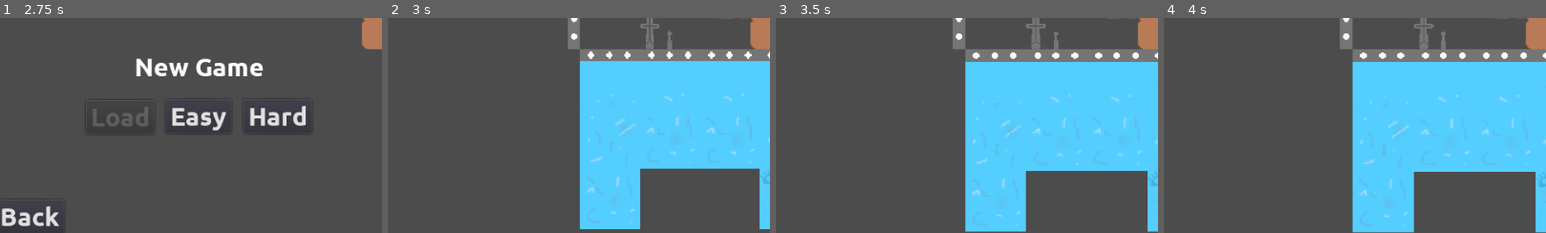
Above: before the commit, frames 1-4 (left to right).
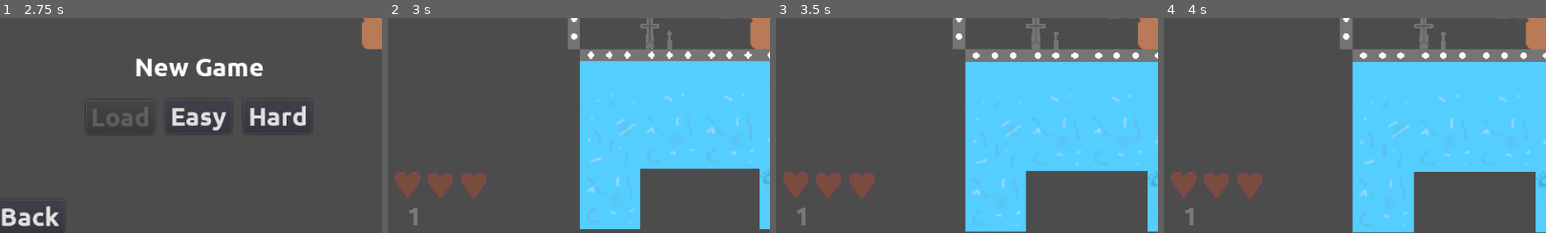
Above: after the commit, the same moments.

Repository: wsheldon67/Scredric
Game: Godot game, scene res://Main.tscn
The game is run twice, just before and just after one commit, with the same random seed, the same clock (stepped at 60 frames per second) and the same inputs.
Inputs:
- Up to frame 1 (2.75 s): click "Start" at 0.5 s; click "Join" at 1.25 s; click "Ready" at 2 s
- Up to frame 2 (3 s): click "Easy" at 2.75 s
- Up to frame 3 (3.5 s): no input
- Up to frame 4 (4 s): tap Enter at 3.5 s
The pictures show only the part of the screen within x 1-51%, y 50-100%; the shares and areas given below are measured in that part.

Frame 1 is identical in both runs. In frame 2, 1.7% of the frame differs, in the area x 2-26%, y 71-97%; in frame 3, 1.7%; in frame 4, 1.7%.

Commit message:
Health bar

Diff:
--- a/project/Main.tscn
+++ b/project/Main.tscn
@@ -23,7 +23,7 @@
 
 [node name="Players" type="Node" parent="World"]
 
-[node name="HUD" parent="World" instance=ExtResource( 5 )]
-
 [node name="MultiCamera" parent="." instance=ExtResource( 4 )]
 current = true
+
+[node name="HUD" parent="." instance=ExtResource( 5 )]
--- a/project/assets/game/HUD.tscn
+++ b/project/assets/game/HUD.tscn
@@ -1,8 +1,23 @@
-[gd_scene load_steps=2 format=2]
+[gd_scene load_steps=3 format=2]
 
 [ext_resource path="res://global/HUD.gd" type="Script" id=1]
+[ext_resource path="res://assets/game/PlayerHUD.tscn" type="PackedScene" id=2]
 
-[node name="HUD" type="Control"]
-anchor_right = 1.0
-anchor_bottom = 1.0
+[node name="HUD" type="CanvasLayer"]
+visible = false
 script = ExtResource( 1 )
+
+[node name="PlayerHUD1" parent="." instance=ExtResource( 2 )]
+position = Vector2( 94, 536 )
+
+[node name="PlayerHUD2" parent="." instance=ExtResource( 2 )]
+position = Vector2( 334, 537 )
+player_number = 2
+
+[node name="PlayerHUD3" parent="." instance=ExtResource( 2 )]
+position = Vector2( 578, 537 )
+player_number = 3
+
+[node name="PlayerHUD4" parent="." instance=ExtResource( 2 )]
+position = Vector2( 834, 536 )
+player_number = 4
--- /dev/null
+++ b/project/assets/game/Heart.tres
@@ -0,0 +1,17 @@
+[gd_resource type="SpriteFrames" load_steps=3 format=2]
+
+[ext_resource path="res://assets/game_entities/empty_heart.png" type="Texture" id=1]
+[ext_resource path="res://assets/game_entities/heart.png" type="Texture" id=2]
+
+[resource]
+animations = [ {
+"frames": [ ExtResource( 1 ) ],
+"loop": true,
+"name": "off",
+"speed": 5.0
+}, {
+"frames": [ ExtResource( 2 ) ],
+"loop": true,
+"name": "on",
+"speed": 5.0
+} ]
--- /dev/null
+++ b/project/assets/game/PlayerHUD.gd
@@ -0,0 +1,35 @@
+extends Node2D
+
+export var player_number = 1
+
+var max_health = 3
+var health = 3
+
+func _ready():
+	$Label.text = str(player_number)
+
+
+func hide_if_no_player():
+	var num_players = get_tree().get_nodes_in_group("players").size()
+	if num_players < player_number:
+		visible = false
+	else:
+		visible = true
+
+func set_health(new_health):
+	health = new_health
+	for i in range(1, 5, 1):
+		var heart = get_node("Hearts/Heart%s" % i)
+		if i <= health:
+			heart.play("on")
+		else:
+			heart.play("off")
+
+func set_max_health(new_health):
+	max_health = new_health
+	for i in range(1, 5, 1):
+		var heart = get_node("Hearts/Heart%s" % i)
+		if i <= max_health:
+			heart.visible = true
+		else:
+			heart.visible = false
--- /dev/null
+++ b/project/assets/game/PlayerHUD.tscn
@@ -0,0 +1,43 @@
+[gd_scene load_steps=3 format=2]
+
+[ext_resource path="res://assets/game/PlayerHUD.gd" type="Script" id=1]
+[ext_resource path="res://assets/game/Heart.tres" type="SpriteFrames" id=2]
+
+[node name="PlayerHUD" type="Node2D" groups=["playerHUD"]]
+modulate = Color( 1, 1, 1, 0.254902 )
+script = ExtResource( 1 )
+
+[node name="Label" type="Label" parent="."]
+margin_left = -64.0
+margin_top = -37.0
+margin_right = 62.0
+text = "Player 1"
+
+[node name="Hearts" type="Node2D" parent="."]
+
+[node name="Heart1" type="AnimatedSprite" parent="Hearts"]
+position = Vector2( -63, -58 )
+frames = ExtResource( 2 )
+animation = "on"
+
+[node name="Heart2" type="AnimatedSprite" parent="Hearts"]
+position = Vector2( -22, -57 )
+frames = ExtResource( 2 )
+animation = "on"
+
+[node name="Heart3" type="AnimatedSprite" parent="Hearts"]
+position = Vector2( 20, -57 )
+frames = ExtResource( 2 )
+animation = "on"
+
+[node name="Heart4" type="AnimatedSprite" parent="Hearts"]
+visible = false
+position = Vector2( 60, -57 )
+frames = ExtResource( 2 )
+animation = "on"
+
+[node name="Heart5" type="AnimatedSprite" parent="Hearts"]
+visible = false
+position = Vector2( 100, -57 )
+frames = ExtResource( 2 )
+animation = "on"
--- /dev/null
+++ b/project/assets/game/hotbar/Pistol.gd
@@ -0,0 +1,4 @@
+extends Node2D
+
+func set_level(new_level):
+	print(new_level)
--- /dev/null
+++ b/project/assets/game/hotbar/Pistol.tscn
@@ -0,0 +1,6 @@
+[gd_scene load_steps=2 format=2]
+
+[ext_resource path="res://assets/game/hotbar/Pistol.gd" type="Script" id=1]
+
+[node name="Pistol" type="Node2D"]
+script = ExtResource( 1 )
--- a/project/assets/player/Player.gd
+++ b/project/assets/player/Player.gd
@@ -24,7 +24,7 @@
 
 func take_hit(damage):
 	health -= damage
-	HUD.take_hit(player_number, health)
+	HUD.set_health(player_number, health)
 	if health <= 0:
 		die()
 
--- a/project/global/HUD.gd
+++ b/project/global/HUD.gd
@@ -1,13 +1,52 @@
-extends Control
+extends CanvasLayer
 
 func reset():
+	reset_unlocks()
+	reset_players()
+	reset_player_hud()
+
+func reset_unlocks():
 	# match HUD to current progress
-	pass
+	for weapon in PROGRESS.data.weapons.keys():
+		unlock(weapon, PROGRESS.data.weapons[weapon])
 
-func unlock(unlock_type, unlock_name, unlock_level):
-	# add corresponding hotbar node to HUD
-	pass
 
-func take_hit(player_number, health):
+func reset_players():
+	for player in get_tree().get_nodes_in_group("players"):
+		set_health(player.player_number, player.health)
+
+
+func reset_max_health():
+	for player_hud in get_tree().get_nodes_in_group("playerHUD"):
+		player_hud.set_max_health(PROGRESS.data.unlocks.extra_health + 3)
+
+
+func reset_player_hud():
+	for player_hud in get_tree().get_nodes_in_group("playerHUD"):
+		player_hud.hide_if_no_player()
+
+
+func set_health(player_number, health):
 	# update player health
-	pass
+	var player_node = get_node("/root/Main/HUD/PlayerHUD" + str(player_number))
+	player_node.set_health(health)
+
+
+func unlock(unlock_name, unlock_level):
+	if unlock_level == 0:
+		return
+	var unlock_node
+	if !has_node(unlock_name):
+		var path = "res://assets/game/hotbar/%s.tscn" % unlock_name
+		unlock_node = ResourceLoader.load(path).instance()
+		add_child(unlock_node)
+	else:
+		unlock_node = get_node(unlock_name)
+	unlock_node.set_level(unlock_level)
+
+
+func show():
+	get_node("/root/Main/HUD").visible = true
+
+func hide():
+	get_node("/root/Main/HUD").visible = false
--- a/project/global/Menu.gd
+++ b/project/global/Menu.gd
@@ -14,6 +14,8 @@
 
 func hide():
 	menu_parent.get_child(0).visible = false
+	HUD.show()
 
 func show():
 	menu_parent.get_child(0).visible = true
+	HUD.hide()
--- a/project/global/PROGRESS.gd
+++ b/project/global/PROGRESS.gd
@@ -13,7 +13,7 @@
 		"extra_health": 0
 	}
 }
-var data = initial
+var data = initial.duplicate()
 
 func save():
 	var save_game = File.new()
@@ -27,4 +27,4 @@
 
 func unlock(unlock_type, unlock_name, level):
 	data[unlock_type][unlock_name] = level
-	HUD.unlock(unlock_type, unlock_name, level)
+	HUD.unlock(unlock_name, level)
--- a/project/global/WORLD.gd
+++ b/project/global/WORLD.gd
@@ -4,6 +4,8 @@
 	call_deferred("_change_level", level_name)
 
 func _change_level(level_name):
+	# Reset HUD
+	HUD.reset()
 	var level_parent = get_node("/root/Main/World/Level")
 	# Delete existing level
 	level_parent.remove_child(level_parent.get_child(0))
Binary file added: project/assets/game_entities/empty_heart.png
Not shown, added: project/assets/game_entities/empty_heart.png.import
Binary file added: project/assets/game_entities/heart.png
Not shown, added: project/assets/game_entities/heart.png.import
Not shown, added: other_art/heart.xcf
